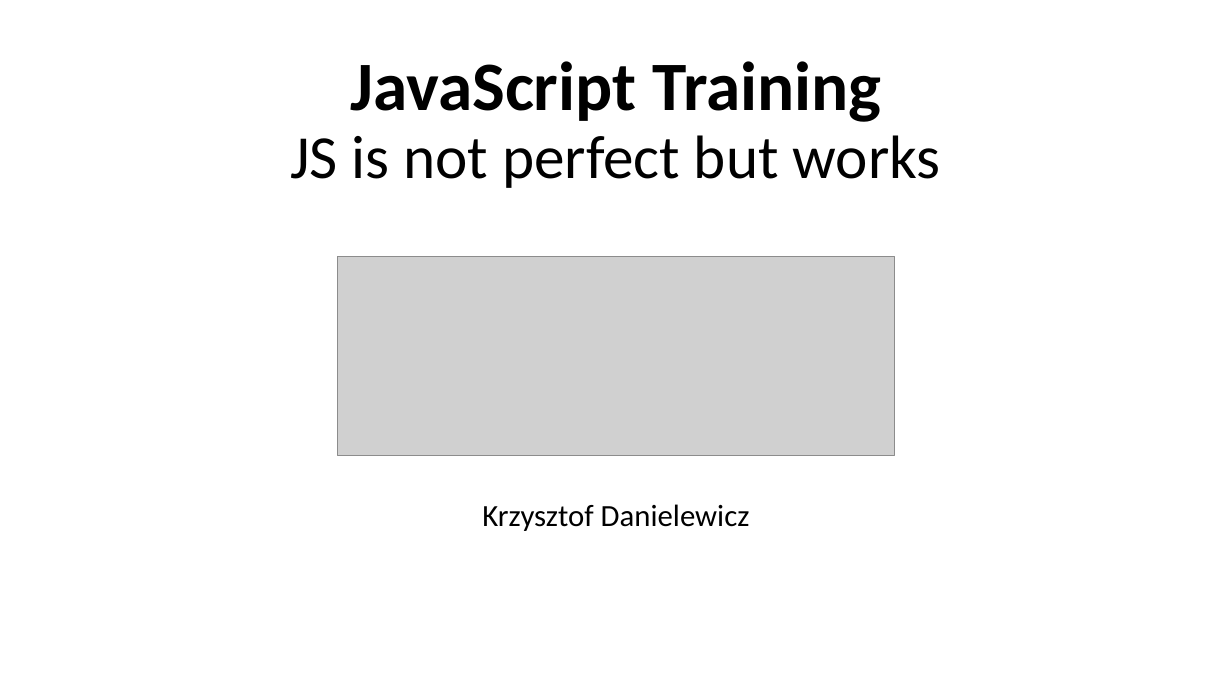
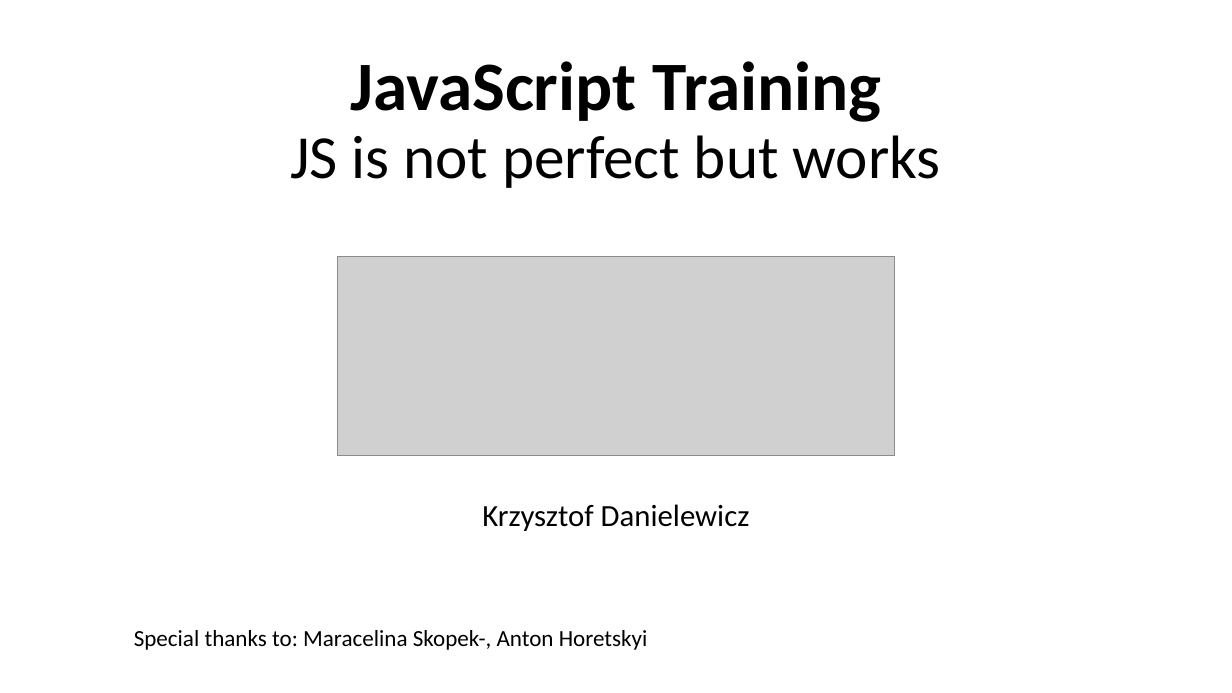
Before and after one commit to dankrz/JsTraining, a slide deck: slide 1 of JsTraining-presentation/JS Training.pptx. Drawn at 1232x693 pixels with LibreOffice and Linux fonts; fonts in the diff are those of the drawing; grey boxes stand for pictures. Boxes give left, top, right and bottom in pixels: in the first picture for what was removed or moved away, otherwise in the second. Text is boxed around its words. In the diff, an @@ line names an element or a change of style, - is before the commit and + after.

```diff
--- a/JsTraining-presentation/JS Training.pptx
+++ b/JsTraining-presentation/JS Training.pptx
@@ text added at (134,630,648,650), 18 pt, text #000000 @@
+Special thanks to: Maracelina Skopek-, Anton Horetskyi
```
Also in this commit, not shown: 1 other slide changed, 1 slide added, 2 other files.
